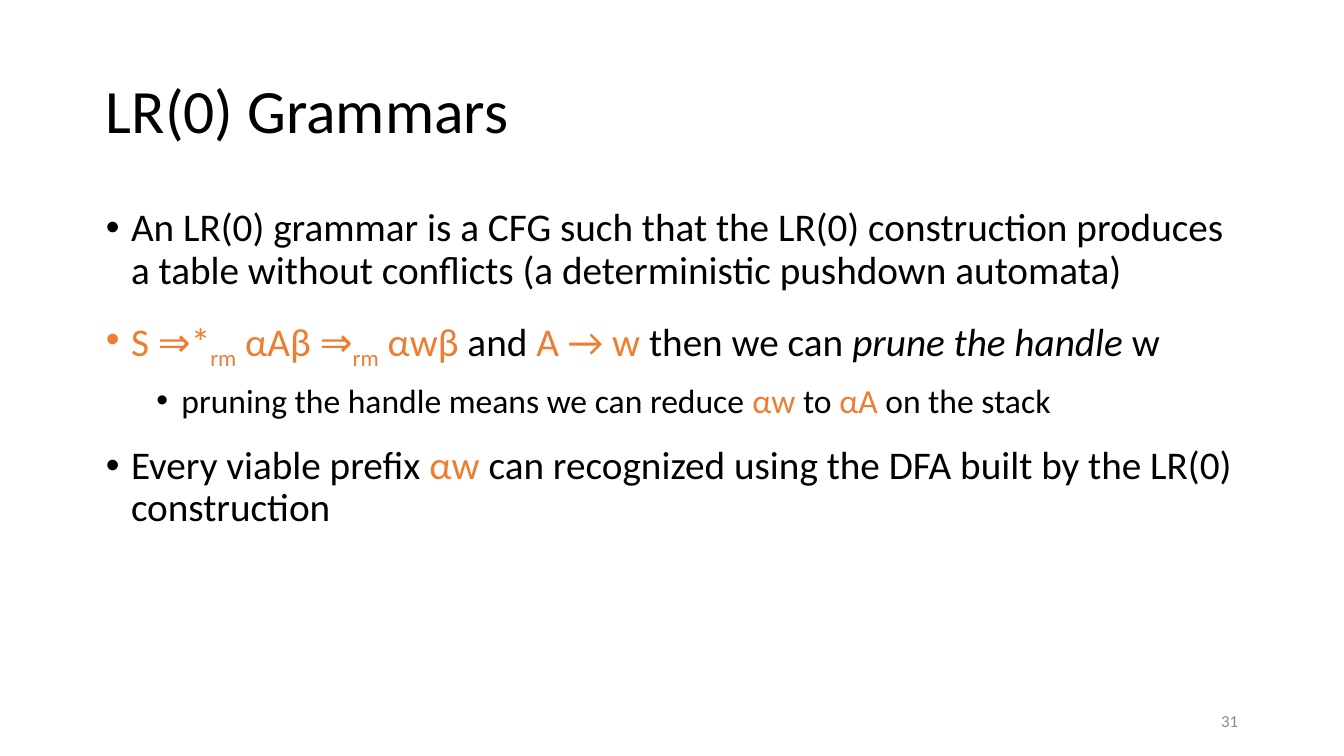
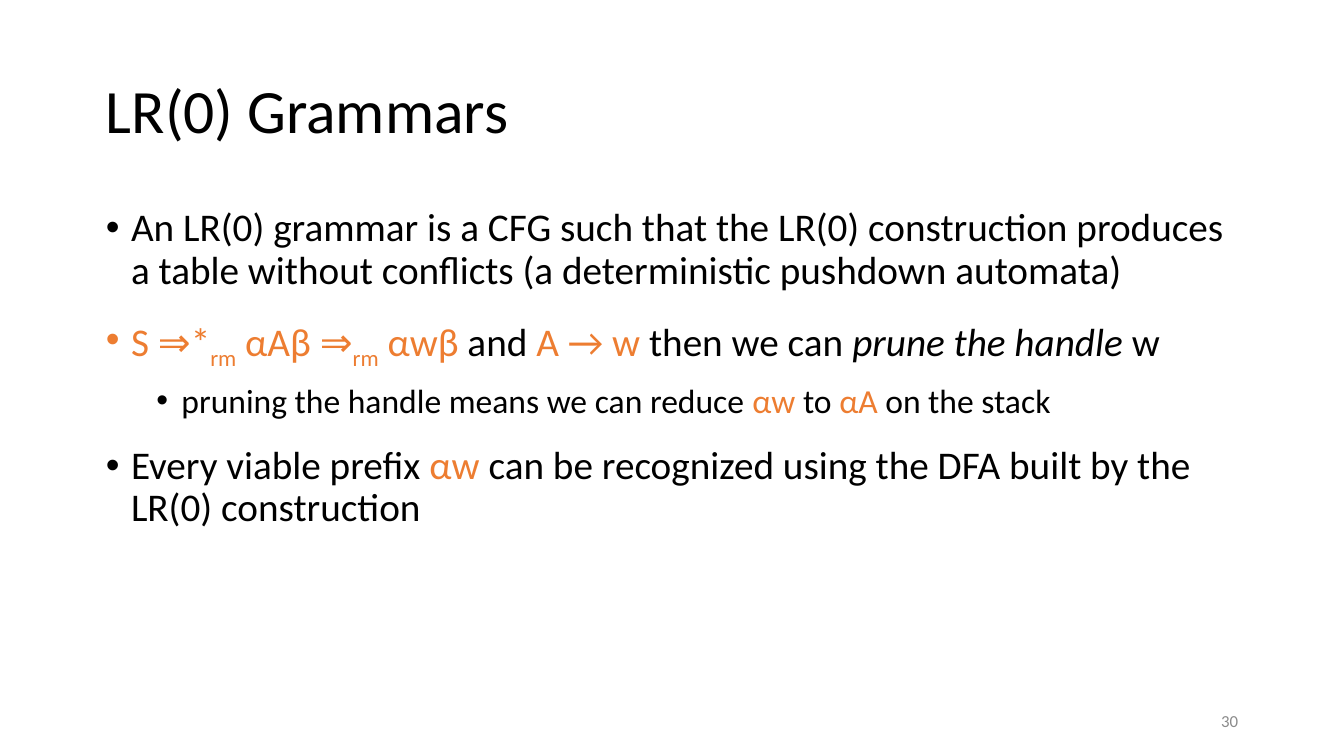
Before and after one commit to anoopsarkar/compilers-class, a slide deck: slide 30 of assets/ppt/parsing/lr2-lr_0-parsing.pptx (slide 31 before the commit). Drawn at 1344x756 pixels with LibreOffice and Linux fonts; fonts in the diff are those of the drawing. Boxes give left, top, right and bottom in pixels: in the first picture for what was removed or moved away, otherwise in the second. Text is boxed around its words. In the diff, an @@ line names an element or a change of style, - is before the commit and + after.

```diff
--- a/assets/ppt/parsing/lr2-lr_0-parsing.pptx
+++ b/assets/ppt/parsing/lr2-lr_0-parsing.pptx
@@ text at <box>131,451,1190,527</box>: text changed @@
-• Every viable prefix αw can recognized using the DFA built by the LR(0) construction
+• Every viable prefix αw can be recognized using the DFA built by the LR(0) construction
@@ page number at <box>1221,716,1238,727</box>: text changed @@
-31
+30
```
Also in this commit, not shown: 17 other slides changed, 2 slides added, 2 slides removed, 3 other files.
